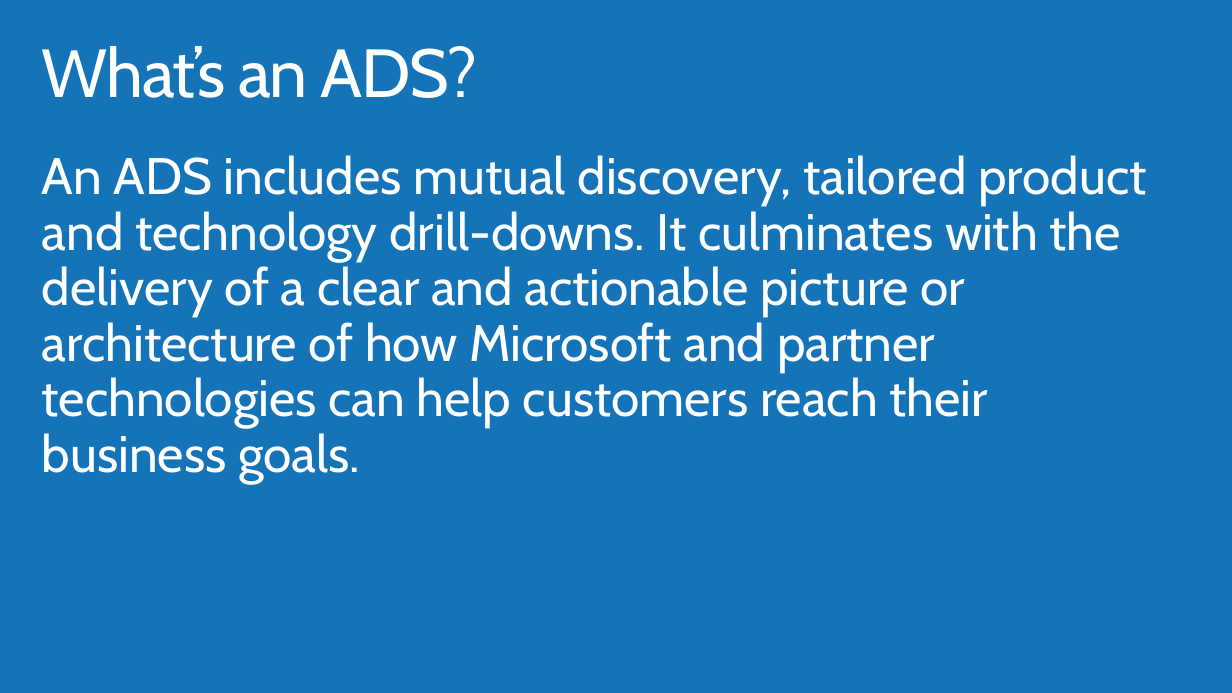
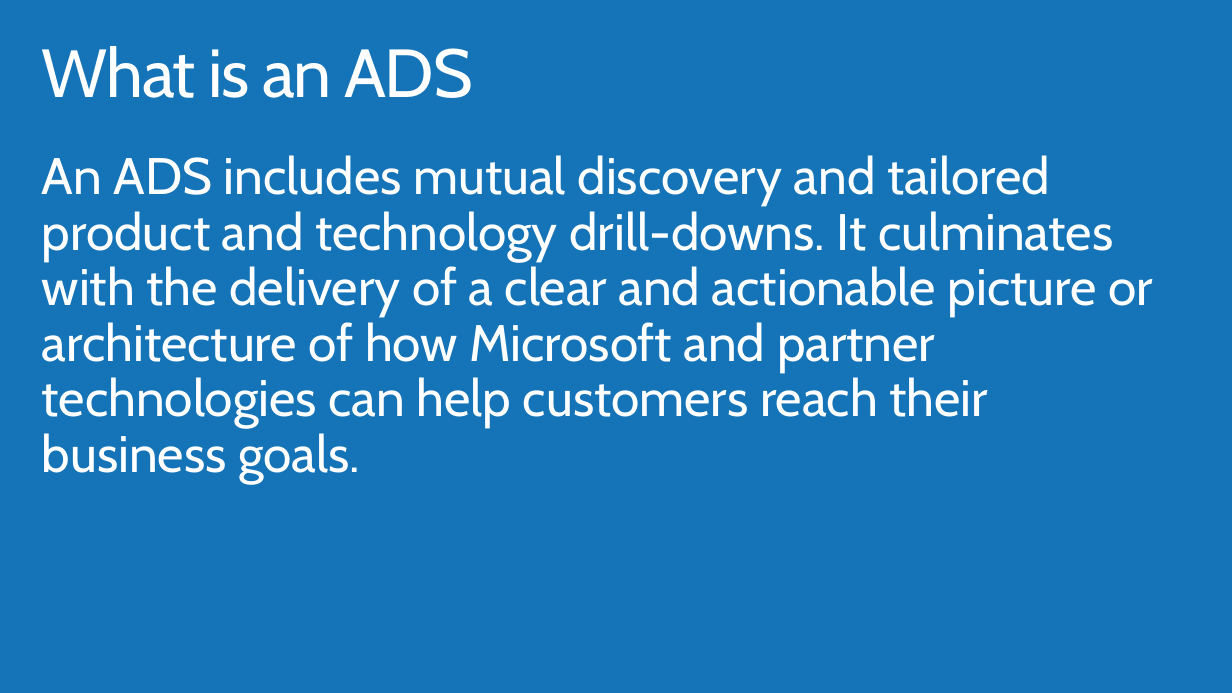
Before and after one commit to AzureCAT-GSI/SAP-on-Azure, a slide deck: slide 4 of Presentations/04_SAP_Netweaver_on_Azure_ADS.pptx (slide 3 before the commit). Drawn at 1232x693 pixels with LibreOffice and Linux fonts; fonts in the diff are those of the drawing; background and template pictures are left out. Boxes give left, top, right and bottom in pixels: in the first picture for what was removed or moved away, otherwise in the second. Text is boxed around its words. In the diff, an @@ line names an element or a change of style, - is before the commit and + after.

Commit message:
Update based on latest delivery

```diff
--- a/Presentations/04_SAP_Netweaver_on_Azure_ADS.pptx
+++ b/Presentations/04_SAP_Netweaver_on_Azure_ADS.pptx
@@ title at (42,46,472,98): text changed @@
-What’s an ADS?
+What is an ADS
@@ text at (42,155,1153,483): text changed @@
-An ADS includes mutual discovery, tailored product and technology drill-downs. It culminates with the delivery of a clear and actionable picture or architecture of how Microsoft and partner technologies can help customers reach their business goals.
+An ADS includes mutual discovery and tailored product and technology drill-downs. It culminates with the delivery of a clear and actionable picture or architecture of how Microsoft and partner technologies can help customers reach their business goals.
```
Also in this commit, not shown: 39 other slides changed, 18 slides added, 21 slides removed, 18 other files.
